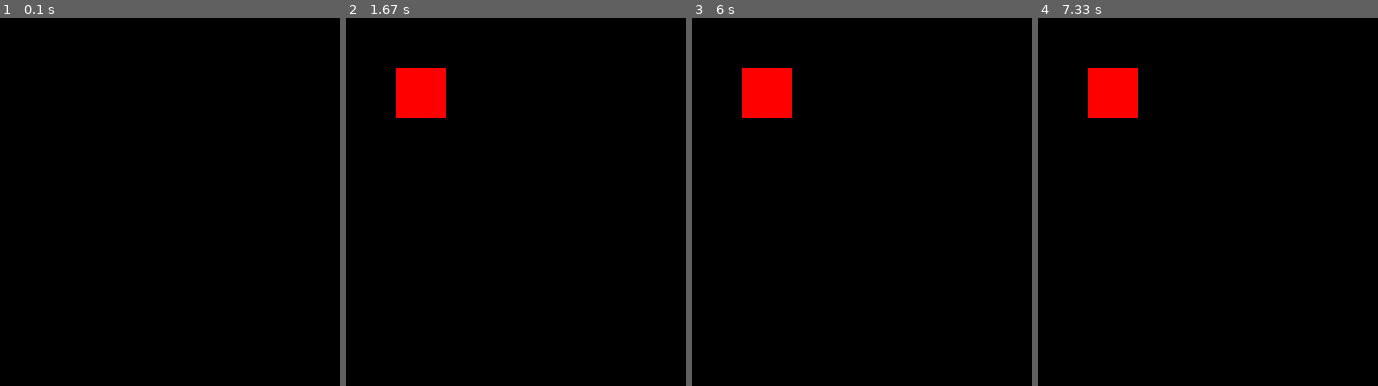
Above: before the commit, frames 1-4 (left to right).
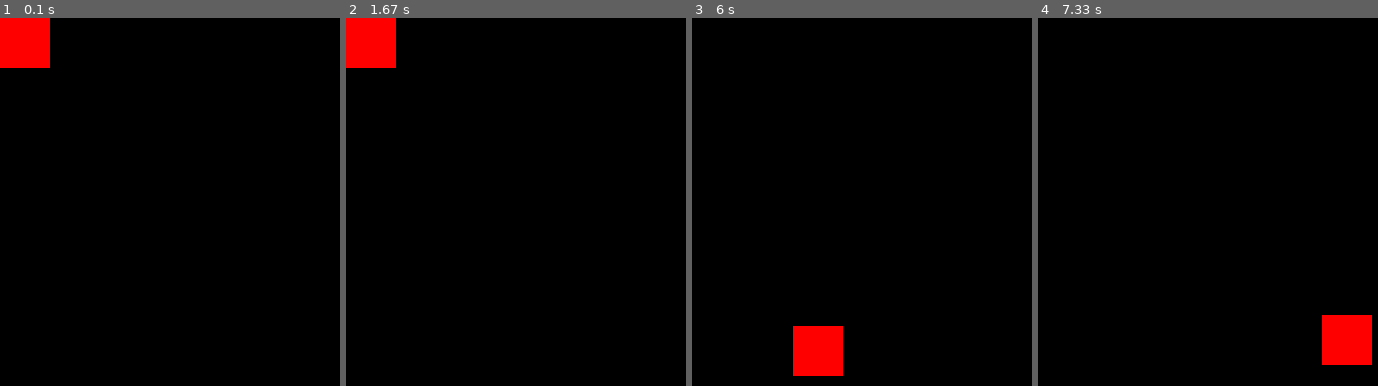
Above: after the commit, the same moments.

Repository: ImSurfinBird/Python-testing
Game: pygame game, started from main.py
Two runs of this game, one before a commit and one after it. Both use one fixed random seed, a clock stepped at 60 frames per second and the inputs below.
Inputs (mouse positions are in pixels of both pictures, inside the frame that each line leads up to):
- Up to frame 1 (0.1 s): no input
- Up to frame 2 (1.67 s): no input
- Up to frame 3 (6 s): press the mouse at (715, 43) at 5.1 s; move the mouse to (814, 80) at 5.2 s; move the mouse to (913, 117) at 5.3 s; release the mouse at (913, 117) at 5.33 s; press the mouse at (715, 43) at 5.43 s; move the mouse to (766, 198) at 5.53 s; move the mouse to (817, 349) at 5.63 s; release the mouse at (817, 349) at 5.67 s; press the mouse at (817, 349) at 5.77 s; move the mouse to (797, 290) at 5.87 s; move the mouse to (777, 235) at 5.97 s
- Up to frame 4 (7.33 s): release the mouse at (1123, 235) at 6 s; press the mouse at (1123, 235) at 6.4 s; move the mouse to (1235, 286) at 6.5 s; release the mouse at (1347, 341) at 6.63 s; press the mouse at (1347, 341) at 7.1 s; move the mouse to (1313, 345) at 7.2 s; move the mouse to (1279, 356) at 7.3 s

The runs differ from the first frame. In frame 1, 2.0% of the frame differs, in the area x 0-15%, y 0-14%; in frame 2, 4.0%, in the area x 0-30%, y 0-28%; in frame 3, 4.0%; in frame 4, 4.0%.

Commit message:
Updated main logic

Diff:
--- a/main.py
+++ b/main.py
@@ -1,35 +1,87 @@
+import subprocess
+import sys
+
+
+def install(package):
+    try:
+        subprocess.check_call([sys.executable, "-m", "pip", "install", package])
+    except:
+        print("Module doesn't exist")
+
+
+install('pygame')
+
 import pygame as pg
 
 
 class Suffer:
-    def movement_logic(self):
-        m = pg.mouse.get_pressed()
-        p = pg.mouse.get_pos()
-        if m[0] == 1 and p[0] in range(self.x, self.x + self.width) and p[1] in range(self.y, self.y + self.height):
-            while m[0] == 1:
-                self.x, self.y = p
-                m = pg.mouse.get_pressed()
-        self.win.fill((0, 0, 0))
-        pg.draw.rect(self.win, (255, 0, 0), (self.x, self.y, self.width, self.height))
+    def destroy_object(self, object_data):
+        pg.draw.rect(self.win, self.bg, (object_data['x'], object_data['y'], object_data['width'], object_data['height']))
         pg.display.update()
 
+    def create_object(self, object_data):
+        pg.draw.rect(self.win, object_data['color'],
+                     (object_data['x'], object_data['y'], object_data['width'], object_data['height']))
+        pg.display.update()
+
+    def init_objects(self):
+        object1 = {
+            'name': "object1",
+            'width': 50,
+            'height': 50,
+            'color': (255, 0, 0),
+            'x': 0,
+            'y': 0,
+            'displayed': True,
+            'drag': True,
+            'dragging': False,
+            'type': "Rectangle",
+        }
+        self.objects = {
+            object1['name']: object1,
+        }
+        for x in self.objects:
+            if self.objects[x]['displayed']:
+                self.create_object(self.objects[x])
+
+    def drag_and_drop(self, object_data):
+        if self.m[0] == 1 and self.p[0] in range(object_data['x'], object_data['x'] + object_data['width']) and self.p[1] in range(object_data['y'], object_data['y'] + object_data['height']):
+            object_data['dragging'] = True
+        if self.m[0] == 0 and object_data['dragging']:
+            object_data['dragging'] = False
+            self.destroy_object(object_data)
+            object_data['x'] = self.p[0] - int(object_data['width'] / 2)
+            object_data['y'] = self.p[1] - int(object_data['height'] / 2)
+            self.create_object(object_data)
+        return object_data
+
     def __init__(self):
+        #Initialize background variables:
+        self.bg = (0, 0, 0)
+        self.window_size = (500, 500)
+        self.drags = {}
+        run = True
+
         pg.init()
-        self.win = pg.display.set_mode((500, 500))
+        self.win = pg.display.set_mode(self.window_size)
         pg.display.set_caption("moon2SUFFER")
-        self.x = 50
-        self.y = 50
-        self.width = 50
-        self.height = 50
-        self.vel = 5
-        run = True
+        pg.draw.rect(self.win, self.bg, (0, 0, self.window_size[0], self.window_size[1]))
+
+        self.init_objects()
+
         while run:
             pg.time.delay(100)
             for event in pg.event.get():
                 if event.type == pg.QUIT:
                     run = False
-            self.movement_logic()
+
+            self.m = pg.mouse.get_pressed()
+            self.p = pg.mouse.get_pos()
+
+            for x in self.objects:
+                if self.objects[x]['drag']:
+                    self.objects[x] = self.drag_and_drop(self.objects[x])
+
 
 
 Suffer()
-print("poop")
